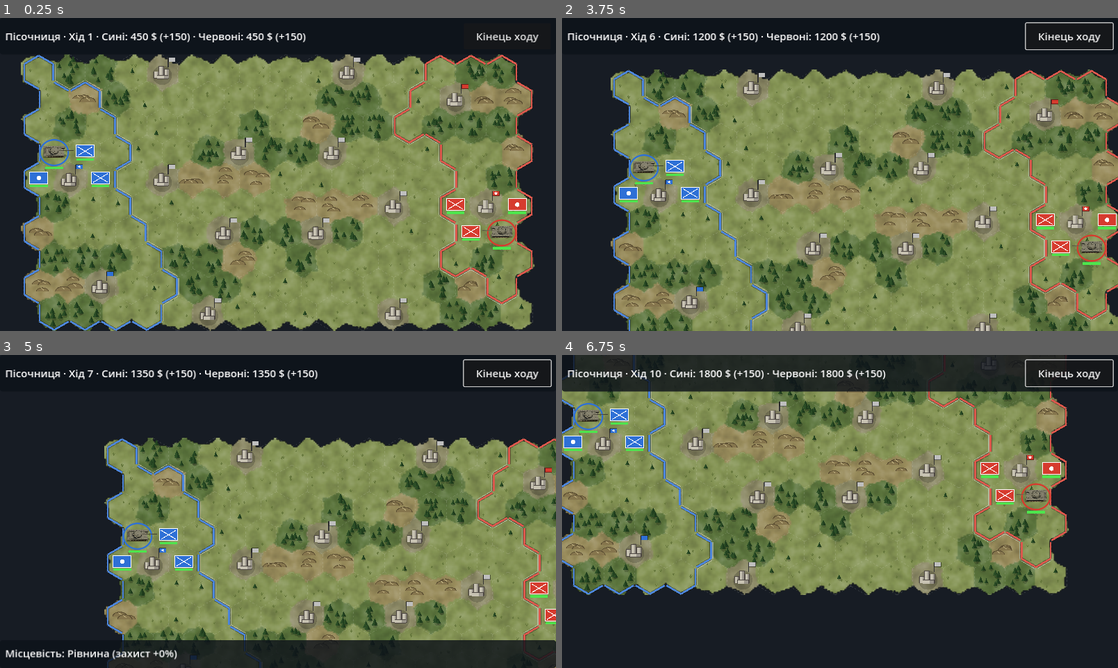
Above: before the commit, frames 1-4 (two rows, left to right).
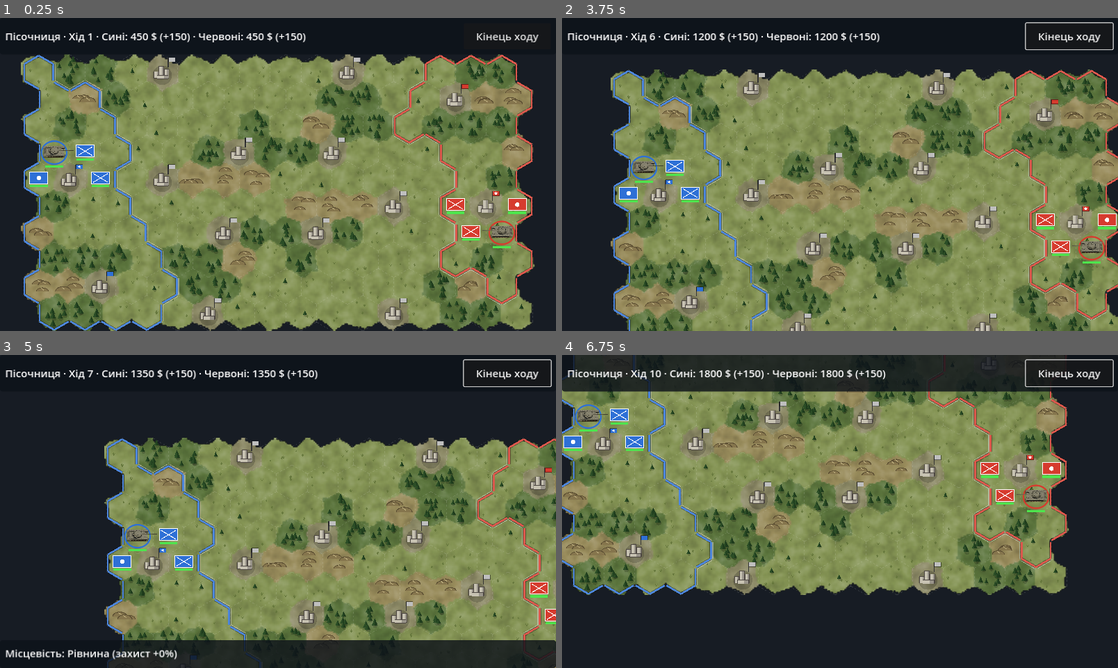
Above: after the commit, the same moments.

Repository: dambldor571-maker/Cloud
Game: Godot game, scene res://scenes/main.tscn
Two runs of this game, one before a commit and one after it. Both use one fixed random seed, a clock stepped at 60 frames per second and the inputs below.
Inputs (mouse positions are in pixels of both pictures, inside the frame that each line leads up to):
- Up to frame 1 (0.25 s): no input
- Up to frame 2 (3.75 s): click "Кінець ходу" at 0.5 s; click "Кінець ходу" at 1.25 s; click "Кінець ходу" at 2 s; tap Enter at 2.75 s; move the mouse to (962, 158) at 2.77 s; click (962, 158) at 2.92 s; tap Space at 3.5 s; drag from (728, 190) to (812, 237) at 3.52 s
- Up to frame 3 (5 s): tap Enter at 4.25 s; move the mouse to (333, 442) at 4.27 s; click (333, 442) at 4.42 s
- Up to frame 4 (6.75 s): tap Space at 5, 6.5 s; drag from (812, 574) to (673, 464) at 5.02 s; tap Enter at 5.75 s; move the mouse to (1006, 558) at 5.77 s; click (1006, 558) at 5.92 s; drag from (673, 464) to (756, 433) at 6.52 s

The runs differ from the first frame. In frame 1, 0.3% of the frame differs, in the area x 7-93%, y 38-74%; in frame 2, 0.3%; in frame 3, 0.2%; in frame 4, 0.3%.

Commit message:
Units: no dimming, ring fitted to the hull, turn before driving
Units that have acted are no longer drawn darker. The team ring radius
drops to 34 px so the T-72 hull (corners included) just fits inside.
Before each leg of a move the unit turns on the spot through the
in-between facings the short way (0.12 s per 60 degrees), then drives.

Co-Authored-By: Claude Opus 5.5 <noreply@anthropic.com>
Claude-Session: https://claude.ai/code/session_01DGzcrkN7G6Q8ozASAUm8BS

Diff:
--- a/scripts/game.gd
+++ b/scripts/game.gd
@@ -8,6 +8,7 @@
 const SIDE_NAMES: Array[String] = ["Синя коаліція", "Червоний альянс"]
 const AI_DELAY := 0.35
 const MOVE_STEP_TIME := 0.5  # seconds per hex
+const TURN_STEP_TIME := 0.12  # seconds per 60 degree turn before moving
 const MIN_ZOOM := 0.5
 const MAX_ZOOM := 2.5
 const AUTOTEST_GAMES := 5
@@ -370,10 +371,18 @@
 	busy = true
 	_deselect()
 	var tw := create_tween()
+	var heading := u.facing
 	for i in path.size() - 1:
 		var a: Vector2i = path[i]
 		var b: Vector2i = path[i + 1]
-		tw.tween_callback(func() -> void: u.face_step(a, b))
+		# Turn on the spot first, through the in-between facings, then drive.
+		var target := Hex.DIRS.find(b - a)
+		for f in _turn_steps(heading, target):
+			tw.tween_callback(func() -> void:
+				u.facing = f
+				queue_redraw())
+			tw.tween_interval(TURN_STEP_TIME)
+		heading = target
 		tw.tween_method(func(p: Vector2) -> void:
 			u.draw_pos = p
 			queue_redraw(), Hex.to_pixel(a), Hex.to_pixel(b), MOVE_STEP_TIME)
@@ -384,6 +393,21 @@
 		if human_sides[current_side] and units.has(u) and not is_done(u):
 			selected = u
 		_after_action())
+
+
+## Facings passed when turning from one hex direction to another the short way
+## (target included; empty if already facing it).
+func _turn_steps(from: int, to: int) -> Array[int]:
+	var steps: Array[int] = []
+	var diff := posmod(to - from, 6)
+	if diff == 0 or to < 0:
+		return steps
+	var dir := 1 if diff <= 3 else -1
+	var f := from
+	while f != to:
+		f = posmod(f + dir, 6)
+		steps.append(f)
+	return steps
 
 
 ## Effects of ending a move on a hex: capturing a city (possibly winning).
@@ -795,13 +819,13 @@
 
 
 const SPRITE_SCALE := 0.3
-const RING_RADIUS := 38.0
+const RING_RADIUS := 34.0  # the hull (6.9 x 3.5 m, corners included) just fits inside
 
 
 ## EW-style figure: the hull stands on the hex centre inside a team-coloured ring
 ## drawn at the same camera angle as the sprite. The cast shadow (sun from the
 ## north-east, 75 degrees high) is part of the sprite itself.
-func _draw_unit_sprite(u: Unit, spr: Dictionary, done: bool) -> void:
+func _draw_unit_sprite(u: Unit, spr: Dictionary) -> void:
 	var c := u.draw_pos
 	var squash: float = spr["squash"]
 	var ring := Vector2(RING_RADIUS, RING_RADIUS * squash)
@@ -814,7 +838,7 @@
 	var shift := Vector2(cos(a), -sin(a) * squash) * hull
 	draw_set_transform(c + shift, 0.0, Vector2.ONE * SPRITE_SCALE)
 	var anchor: Vector2 = spr["anchor"]
-	draw_texture(tex, -anchor, Color(0.55, 0.55, 0.55) if done else Color.WHITE)
+	draw_texture(tex, -anchor)
 	draw_set_transform(Vector2.ZERO)
 	_draw_hp_bar(u, c + Vector2(-24, ring.y + 4))
 
@@ -841,14 +865,11 @@
 
 ## Units use simplified NATO map symbols.
 func _draw_unit(u: Unit) -> void:
-	var done := (sandbox or (u.side == current_side and human_sides[u.side])) and is_done(u)
 	if sprites.has(u.type):
-		_draw_unit_sprite(u, sprites[u.type], done)
+		_draw_unit_sprite(u, sprites[u.type])
 		return
 	var c := u.draw_pos + Vector2(0, -4)
 	var col := SIDE_COLORS[u.side]
-	if done:
-		col = col.darkened(0.5)
 	var rect := Rect2(c - Vector2(24, 16), Vector2(48, 32))
 	draw_rect(rect, col)
 	draw_rect(rect, Color.WHITE, false, 2.0)
Binary file changed: docs/t72_rambo_game.png
